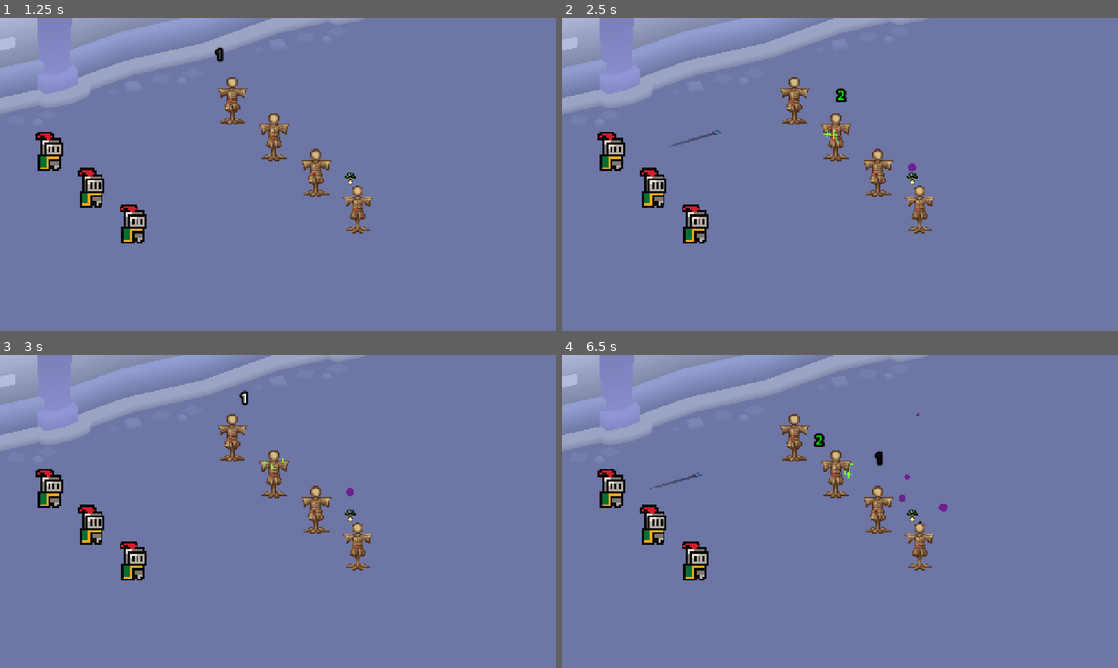
Above: before the commit, frames 1-4 (two rows, left to right).
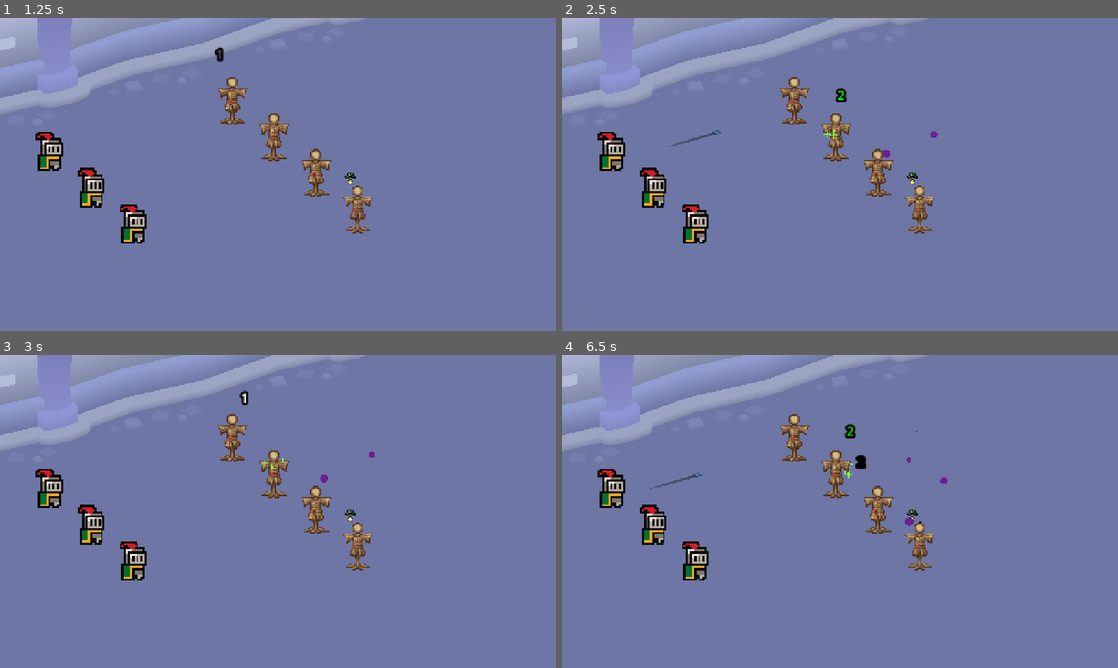
Above: after the commit, the same moments.

Repository: NouCake/ram-dungeon
Game: Godot game, scene res://scenes/showcase.tscn
The game is run twice, just before and just after one commit, with the same random seed, the same clock (stepped at 60 frames per second) and the same inputs. The engine's default icon, where the game draws it, is replaced by a stand-in: a white triangle on a blue panel in a dark square.
Inputs:
- Up to frame 1 (1.25 s): tap Enter (ui_accept) at 0.5, 0.77 s
- Up to frame 2 (2.5 s): tap Enter (ui_accept) at 1.25, 1.52, 2 s
- Up to frame 3 (3 s): no input
- Up to frame 4 (6.5 s): tap Enter (ui_accept) at 3.02, 3.5, 3.77, 4.52, 6.02 s

Frame 1 is identical in both runs. In frame 2, less than 0.1% of the frame differs, in the area x 57-68%, y 36-49%; in frame 3, less than 0.1%; in frame 4, 0.5%, in the area x 45-70%, y 18-55%.

Commit message:
Refactor manual timers to use built-in Godot timers
Replaced manual delta accumulation with get_tree().create_timer()
and Tween where appropriate:

- VFXOneshot: create_timer for lifetime
- Explosion: create_timer for despawn delay
- EffectArea: Tween for grow/fade animations, create_timer for lifetime
- Shroom: create_timer for grow phase + poison intervals

Benefits:
- Less boilerplate (no manual timer variables)
- More declarative (clearer intent)
- Better performance (engine-optimized)
- Easier to read and maintain

Diff:
--- a/assets/scripts/effect_area.gd
+++ b/assets/scripts/effect_area.gd
@@ -19,53 +19,56 @@
 @onready var particles: GPUParticles3D = get_node("particles")
 
 var time_since_last_update := effect_interval
-var alive_timer := 0.0
+var current_range := effect_range
 
 func _ready():
 	mesh.set_instance_shader_parameter("fade", 0.0)
 
+	# Use tween for grow animation
+	if grows:
+		_setup_grow_tween()
+
+	# Use tween for fade in/out
+	_setup_fade_tween()
+
+	# Auto-destroy after lifetime
+	await get_tree().create_timer(time_alive).timeout
+	queue_free()
+
+func _setup_grow_tween() -> void:
+	var tween := create_tween()
+	tween.tween_method(_update_range, effect_range, max_range, time_alive)
+
+func _setup_fade_tween() -> void:
+	var fade_in_duration := time_alive * 0.1
+	var fade_out_start := time_alive * 0.75
+	var fade_out_duration := time_alive * 0.25
+
+	var tween := create_tween()
+	# Fade in (0 to 1)
+	tween.tween_method(_set_fade, 0.0, 1.0, fade_in_duration)
+	# Hold at 1
+	tween.tween_interval(fade_out_start - fade_in_duration)
+	# Fade out (1 to 0)
+	tween.tween_method(_set_fade, 1.0, 0.0, fade_out_duration)
+
+func _set_fade(value: float) -> void:
+	mesh.set_instance_shader_parameter("fade", value)
+
+func _update_range(new_range: float) -> void:
+	current_range = new_range
+	(particles.process_material as ParticleProcessMaterial).emission_ring_radius = new_range
+	mesh.scale = Vector3.ONE * new_range / effect_range
+
 func _process(delta:float) -> void:
-	alive_timer += delta
-	if alive_timer >= time_alive:
-		queue_free()
-		return
-
 	time_since_last_update += delta
 
 	if time_since_last_update >= effect_interval:
 		time_since_last_update -= effect_interval
-		_apply_burn_to_targets()
+		_apply_effect_to_targets()
 
-	if grows:
-		do_grow()
-
-func _apply_burn_to_targets() -> void:
-	var range: float
-	if grows:
-		range = lerp(effect_range, max_range, alive_timer / time_alive)
-	else:
-		range = effect_range
-	var targets: Array[Node3D] = detector.find_all(["entity"], range, false)
+func _apply_effect_to_targets() -> void:
+	var targets: Array[Node3D] = detector.find_all(["entity"], current_range, false)
 	for target in targets:
-		#print("Applying effect to target: " + str(target))
 		var entity: Entity = Entity.Get(target)
 		entity.apply_effect(effect.duplicate() as TickEffect)
-
-func do_grow() -> void:
-	var new_range: float = lerp(effect_range, max_range, alive_timer / time_alive)
-	update_range(new_range)
-
-func update_range(new_range: float) -> void:
-	(particles.process_material as ParticleProcessMaterial).emission_ring_radius = new_range
-	mesh.scale = Vector3.ONE * new_range / effect_range
-	var t: float
-	if alive_timer < time_alive * 0.1:
-		# First 10%: fade in from 0 to 1
-		t = alive_timer / (time_alive * 0.1)
-	elif alive_timer > time_alive * 0.75:
-		# Last 25%: fade out from 1 to 0
-		t = 1.0 - (alive_timer - time_alive * 0.75) / (time_alive * 0.25)
-	else:
-		# Middle 65%: stay at 1
-		t = 1.0
-	mesh.set_instance_shader_parameter("fade", t)
--- a/assets/scripts/explosion.gd
+++ b/assets/scripts/explosion.gd
@@ -5,23 +5,16 @@
 var origin: Entity
 
 @export var damage := 3
-var _timer := 0.0
 
 func _ready() -> void:
-	assert(origin != null, "Explosion must have an origin set");
-
-func _physics_process(delta: float) -> void:
-	if _timer == 0:
-		deal_damage()
-
-	_timer += delta
-	if _timer > 0.2:
-		queue_free()
+	assert(origin != null, "Explosion must have an origin set")
+	deal_damage()
+	await get_tree().create_timer(0.2).timeout
+	queue_free()
 
 func deal_damage() -> void:
 	var detector := TargetDetectorComponent.Get(self)
 	var targets := detector._get_all_near_targets()
-
 
 	print("Explosion dealing damage to " + str(targets.size()) + " targets")
 	for target in targets:
--- a/assets/scripts/shroom.gd
+++ b/assets/scripts/shroom.gd
@@ -6,32 +6,24 @@
 @export var time_alive := 5.0
 @export var spawn_area_radius := 1.0
 
-var poison_timer := 0.0
-var alive_timer := 0.0
-
 @onready var sprite: AnimatedSprite3D = get_node("sprite")
 
 func _ready() -> void:
 	sprite.play("default")
 	sprite.speed_scale = 3 / grow_time
 
-func _process(delta: float) -> void:
-	if alive_timer > grow_time:
-		do_poison(delta)
+	# Wait for grow phase before starting poison spawning
+	await get_tree().create_timer(grow_time).timeout
+	_start_poison_spawning()
 
-	alive_timer += delta
+	# Auto-destroy after total lifetime
+	await get_tree().create_timer(time_alive - grow_time).timeout
+	queue_free()
 
-	if alive_timer >= time_alive:
-		queue_free()
-		return
-
-
-func do_poison(delta: float) -> void:
-	poison_timer += delta
-	if poison_timer >= poison_interval:
-		poison_timer -= poison_interval
+func _start_poison_spawning() -> void:
+	while true:
 		spawn_effect()
-
+		await get_tree().create_timer(poison_interval).timeout
 
 func spawn_effect() -> void:
 	var effect_instance: Node3D = effect_scene.instantiate()
--- a/assets/scripts/vfx_oneshot.gd
+++ b/assets/scripts/vfx_oneshot.gd
@@ -5,9 +5,6 @@
 
 @export var lifetime := 1.0
 
-var timer := 0.0
-
-func _process(delta: float) -> void:
-	timer += delta
-	if timer >= lifetime:
-		queue_free()
+func _ready() -> void:
+	await get_tree().create_timer(lifetime).timeout
+	queue_free()
